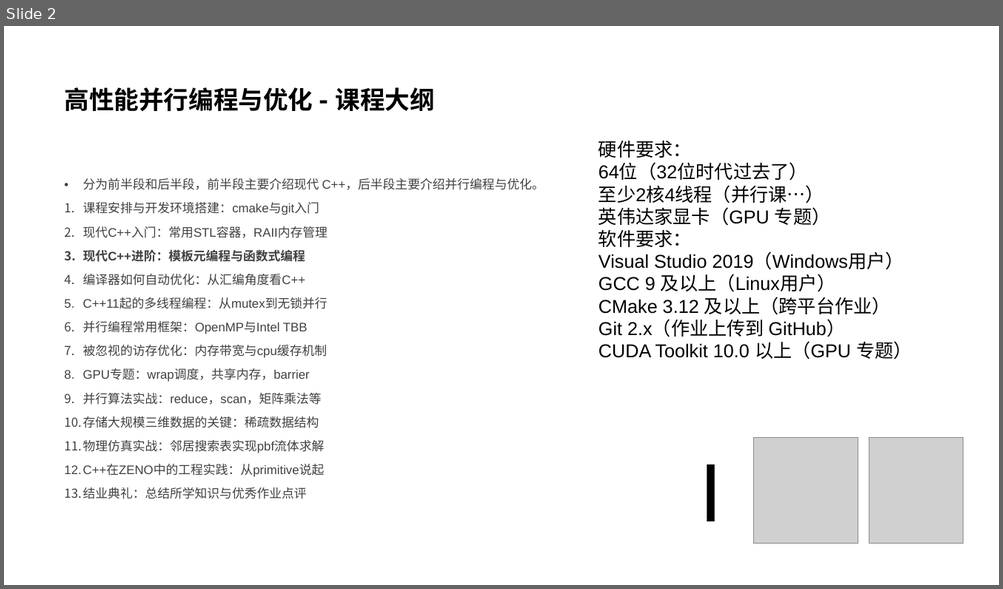
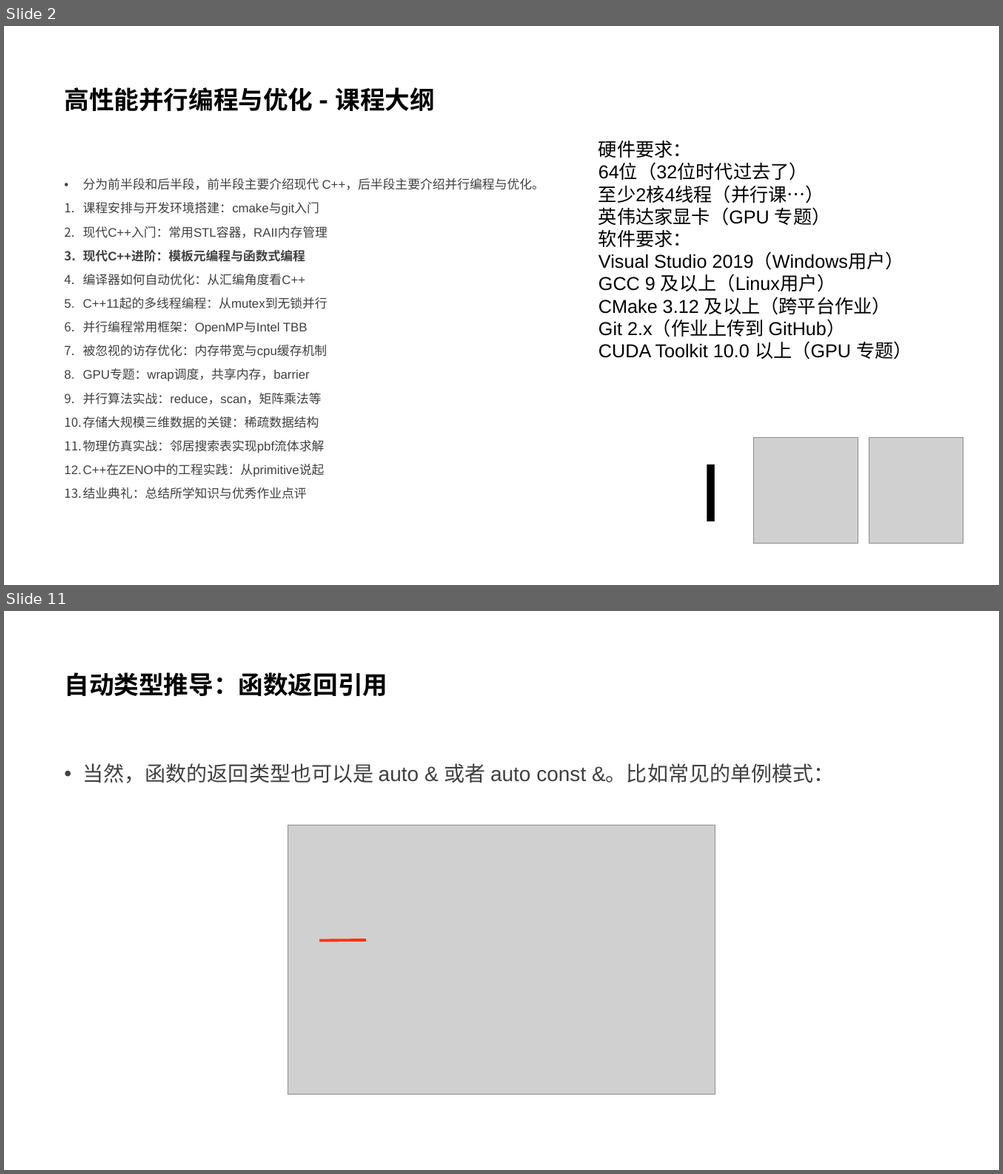
Before and after one commit to parallel101/course, a slide deck: 03/slides.pptx. Shown one above the other, each under a label of ours: slide 2 before the commit, slides 2 and 11 after it; the slides between them are not shown. The pictures are 1003x589 and 1003x1174 pixels, drawn with LibreOffice and Linux fonts; fonts in the diff are those of the drawing; grey boxes stand for pictures; background and template pictures are left out. Boxes give left, top, right and bottom in pixels: in the first picture for what was removed or moved away, otherwise in the second. Text is boxed around its words. In the diff, an @@ line names an element or a change of style, - is before the commit and + after.

```diff
--- a/03/slides.pptx
+++ b/03/slides.pptx
@@ slide 11 added at [4, 611, 999, 1170], background #FFFFFF @@
@@ title added at [64, 672, 387, 696], 24 pt, text #000000, bold @@
+自动类型推导：函数返回引用
@@ text added at [83, 763, 834, 783], 20 pt, text #404040 @@
+• 当然，函数的返回类型也可以是 auto & 或者 auto const &。比如常见的单例模式：
@@ picture added at [287, 825, 715, 1094] @@
@@ line added from (319, 941) to (366, 940), #FF3300 2.75 pt @@
```
Also in this commit, not shown: 11 other slides added, 1 slide removed, 12 other files.
